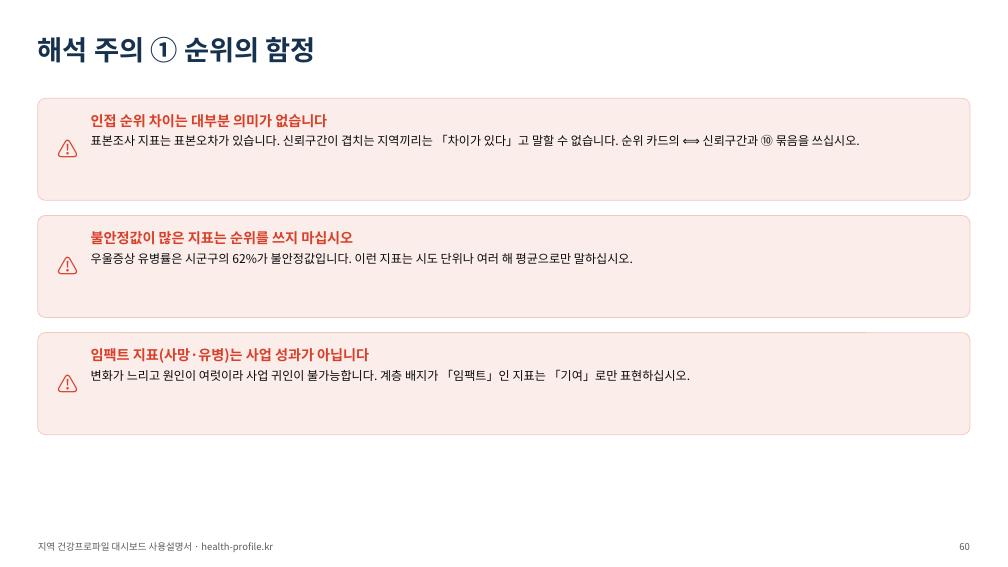
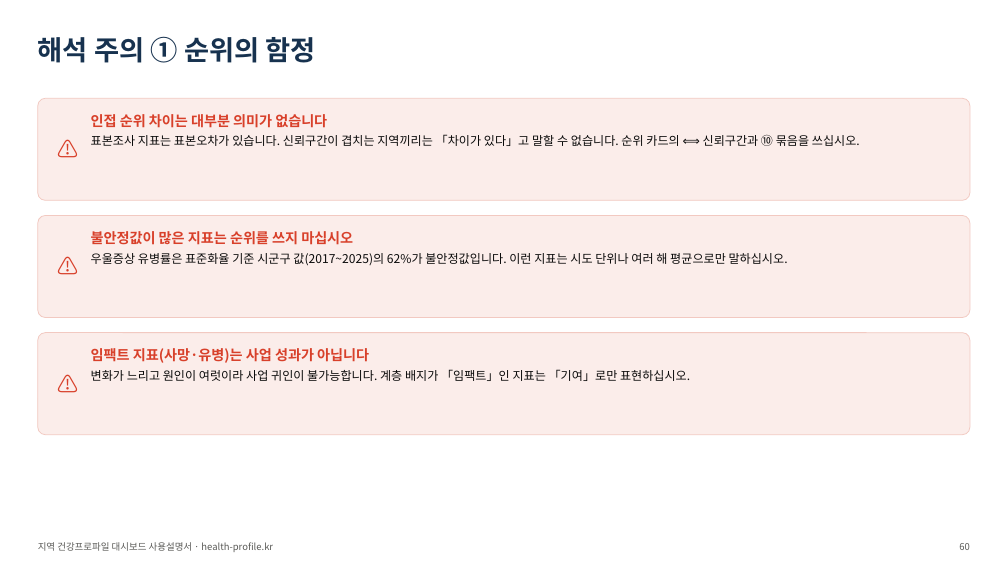
Before and after one commit to soonryu74/soonryu74.github.io, a slide deck: slide 60 of health-dashboard/docs/지역건강프로파일_대시보드_사용설명서_v1.pptx. Drawn at 1008x567 pixels with LibreOffice and Linux fonts; fonts in the diff are those of the drawing. Boxes give left, top, right and bottom in pixels: in the first picture for what was removed or moved away, otherwise in the second. Text is boxed around its words. In the diff, an @@ line names an element or a change of style, - is before the commit and + after.

```diff
--- a/health-dashboard/docs/지역건강프로파일_대시보드_사용설명서_v1.pptx
+++ b/health-dashboard/docs/지역건강프로파일_대시보드_사용설명서_v1.pptx
@@ text at (91, 253, 788, 266): text changed @@
-우울증상 유병률은 시군구의 62%가 불안정값입니다. 이런 지표는 시도 단위나 여러 해 평균으로만 말하십시오.
+우울증상 유병률은 표준화율 기준 시군구 값(2017~2025)의 62%가 불안정값입니다. 이런 지표는 시도 단위나 여러 해 평균으로만 말하십시오.
```
Also in this commit, not shown: 12 other slides changed, 52 other files.
